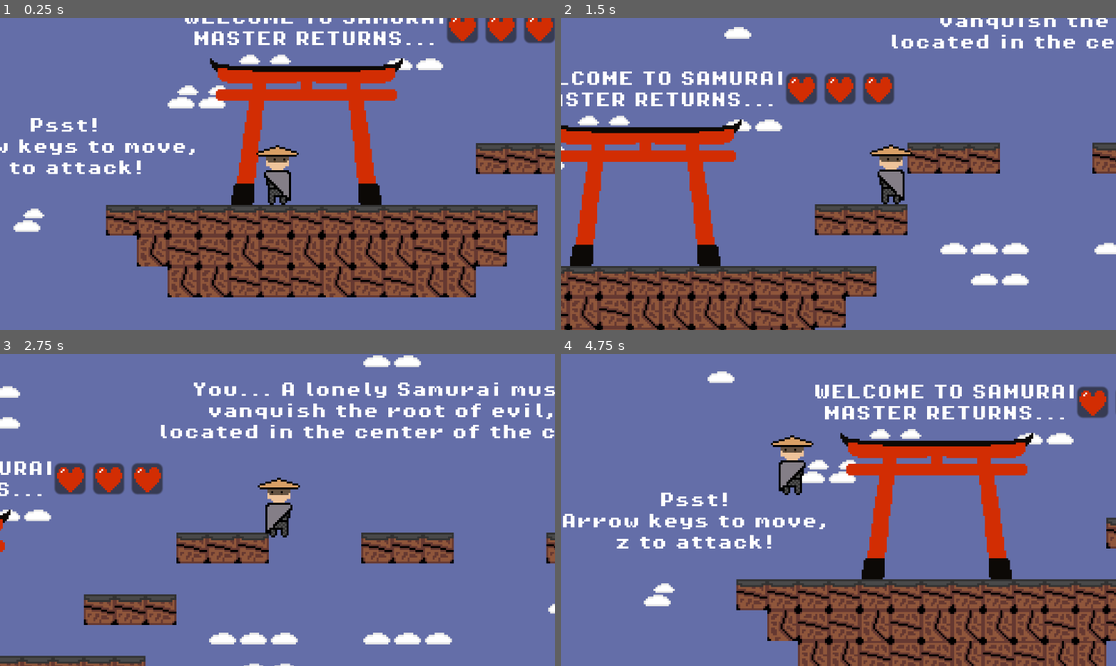
Above: before the commit, frames 1-4 (two rows, left to right).
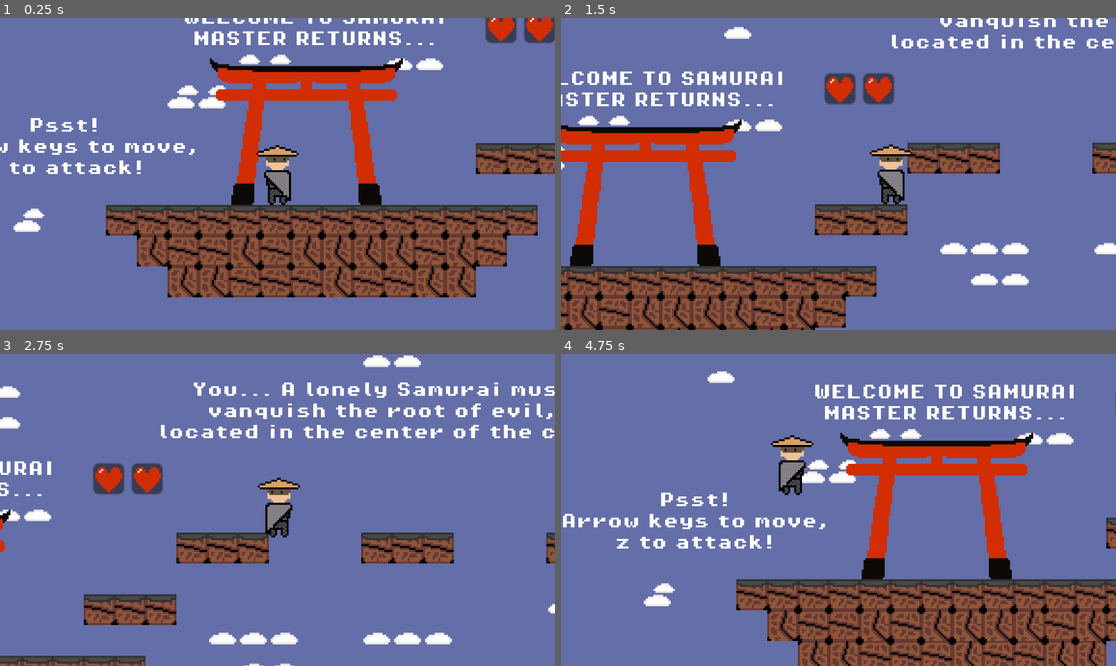
Above: after the commit, the same moments.

Repository: yeetboi-1010/Samurai-Master-Returns
Game: Godot game, scene res://scenes/game.tscn
Same seed, same stepped clock (60 frames per second), same inputs: the game is played once before the commit and once after it.
Inputs:
- Up to frame 1 (0.25 s): no input
- Up to frame 2 (1.5 s): tap Enter at 0.5 s; hold Right (move_right) from 0.53 s (still down); tap Space (jump) at 0.77 s
- Up to frame 3 (2.75 s): tap Space (jump) at 1.52 s; release Right (move_right) at 2.03 s; hold Left (move_left) from 2.03 s (still down)
- Up to frame 4 (4.75 s): release Left (move_left) at 2.78 s; hold Right (move_right) 2.78-4.28 s; tap Space (jump) at 3.02, 3.77, 4.52 s; hold Left (move_left) from 4.28 s (still down)

The runs differ from the first frame. In frame 1, 0.5% of the frame differs, in the area x 80-87%, y 0-9%; in frame 2, 0.6%, in the area x 40-47%, y 17-28%; in frame 3, 0.6%; in frame 4, 0.6%.

Commit message:
Saving files for tonight to work on tomorrow
Title above says it all :)

Diff:
--- a/scenes/game.tscn
+++ b/scenes/game.tscn
@@ -1,5 +1,6 @@
-[gd_scene load_steps=11 format=3 uid="uid://uijj54p5k7ui"]
+[gd_scene load_steps=12 format=3 uid="uid://uijj54p5k7ui"]
 
+[ext_resource type="Script" uid="uid://cgjb34utg6gtk" path="res://scripts/game_manager.gd" id="1_u5sy4"]
 [ext_resource type="PackedScene" uid="uid://c76w3c7c1v8wn" path="res://scenes/player.tscn" id="1_uwrxv"]
 [ext_resource type="Texture2D" uid="uid://b4jm0kqowav6d" path="res://assets/sprites/ToriiGate.png" id="2_lnu2h"]
 [ext_resource type="Texture2D" uid="uid://c3jkpwyeeek0n" path="res://assets/sprites/StarterTiles-Sheet.png" id="2_yqjtg"]
@@ -34,6 +35,10 @@
 [sub_resource type="WorldBoundaryShape2D" id="WorldBoundaryShape2D_p57ef"]
 
 [node name="Game" type="Node2D"]
+
+[node name="GameManager" type="Node" parent="."]
+unique_name_in_owner = true
+script = ExtResource("1_u5sy4")
 
 [node name="TileMap" type="TileMap" parent="."]
 tile_set = SubResource("TileSet_lbhrr")
--- a/scenes/heart_health.tscn
+++ b/scenes/heart_health.tscn
@@ -1,5 +1,6 @@
-[gd_scene load_steps=5 format=3 uid="uid://d0pv24pnb817h"]
+[gd_scene load_steps=6 format=3 uid="uid://d0pv24pnb817h"]
 
+[ext_resource type="Script" uid="uid://owvocc0ceigp" path="res://scripts/heart_health.gd" id="1_2fb0a"]
 [ext_resource type="Texture2D" uid="uid://ceedspeex6ta3" path="res://assets/sprites/HealthSprites/Heart-Sheet.png" id="1_iy8vh"]
 
 [sub_resource type="AtlasTexture" id="AtlasTexture_2fb0a"]
@@ -28,6 +29,7 @@
 custom_minimum_size = Vector2(16, 16)
 offset_right = 16.0
 offset_bottom = 16.0
+script = ExtResource("1_2fb0a")
 
 [node name="HeartHealth" type="AnimatedSprite2D" parent="."]
 sprite_frames = SubResource("SpriteFrames_3jxo0")
--- a/scenes/hearts_container.tscn
+++ b/scenes/hearts_container.tscn
@@ -1,6 +1,6 @@
 [gd_scene load_steps=2 format=3 uid="uid://0rq0lo7iw6v1"]
 
-[ext_resource type="PackedScene" uid="uid://d0pv24pnb817h" path="res://scenes/heart_health.tscn" id="1_ie7yt"]
+[ext_resource type="Script" uid="uid://bu0qwm4cvo1r5" path="res://scripts/hearts_container.gd" id="1_ie7yt"]
 
 [node name="HeartsContainer" type="HBoxContainer"]
 layout_direction = 3
@@ -8,12 +8,4 @@
 anchor_left = 1.0
 anchor_right = 1.0
 grow_horizontal = 0
-
-[node name="HeartHealth" parent="." instance=ExtResource("1_ie7yt")]
-layout_mode = 2
-
-[node name="HeartHealth2" parent="." instance=ExtResource("1_ie7yt")]
-layout_mode = 2
-
-[node name="HeartHealth3" parent="." instance=ExtResource("1_ie7yt")]
-layout_mode = 2
+script = ExtResource("1_ie7yt")
--- /dev/null
+++ b/scripts/game_manager.gd
@@ -0,0 +1,6 @@
+extends Node
+
+@onready var hearts_container: HBoxContainer = $"../HeartsContainer"
+
+func _ready() -> void:
+	hearts_container.set_max_hearts(2)
--- /dev/null
+++ b/scripts/heart_health.gd
@@ -0,0 +1,13 @@
+extends Panel
+
+@onready var heart_health: AnimatedSprite2D = $HeartHealth
+
+
+# Called when the node enters the scene tree for the first time.
+func _ready() -> void:
+	pass # Replace with function body.
+
+
+# Called every frame. 'delta' is the elapsed time since the previous frame.
+func _process(delta: float) -> void:
+	pass
--- /dev/null
+++ b/scripts/hearts_container.gd
@@ -0,0 +1,25 @@
+extends HBoxContainer
+
+var heartsUI = preload("res://scenes/heart_health.tscn")
+# Called when the node enters the scene tree for the first time.
+func _ready() -> void:
+	pass # Replace with function body.
+
+
+# Called every frame. 'delta' is the elapsed time since the previous frame.
+func _process(delta: float) -> void:
+	pass
+
+func set_max_hearts(max: int):
+	for i in range (max):
+		var heart_shown= heartsUI.instantiate()
+		add_child(heart_shown)
+
+func show_current_hearts(current_health: int):
+	var hearts = get_children()
+
+	for i in range(current_health):
+		hearts[i].update_hearts(true)
+
+	for i in range(current_health, hearts.size()):
+		hearts[i].update_hearts(false)
Not shown, added: scripts/game_manager.gd.uid
Not shown, added: scripts/heart_health.gd.uid
Not shown, added: scripts/hearts_container.gd.uid
